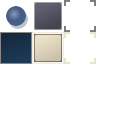
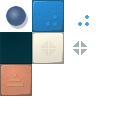
Layered file, before and after one edit (128 × 128). Changes by layer:
added layer "goals#1" (80%) above "shapes" over [73, 15, 89, 55]
added layer "shapes" (10%) above "noise" over [7, 15, 58, 87]
added layer "noise" (soft light, 30%) above "borders" over [0, 0, 64, 96]
added layer "borders" (40%) above "color" over [0, 0, 64, 96]
added layer "color" above "goals" over [0, 0, 64, 96]
hid "goals" over [64, 0, 96, 64]
